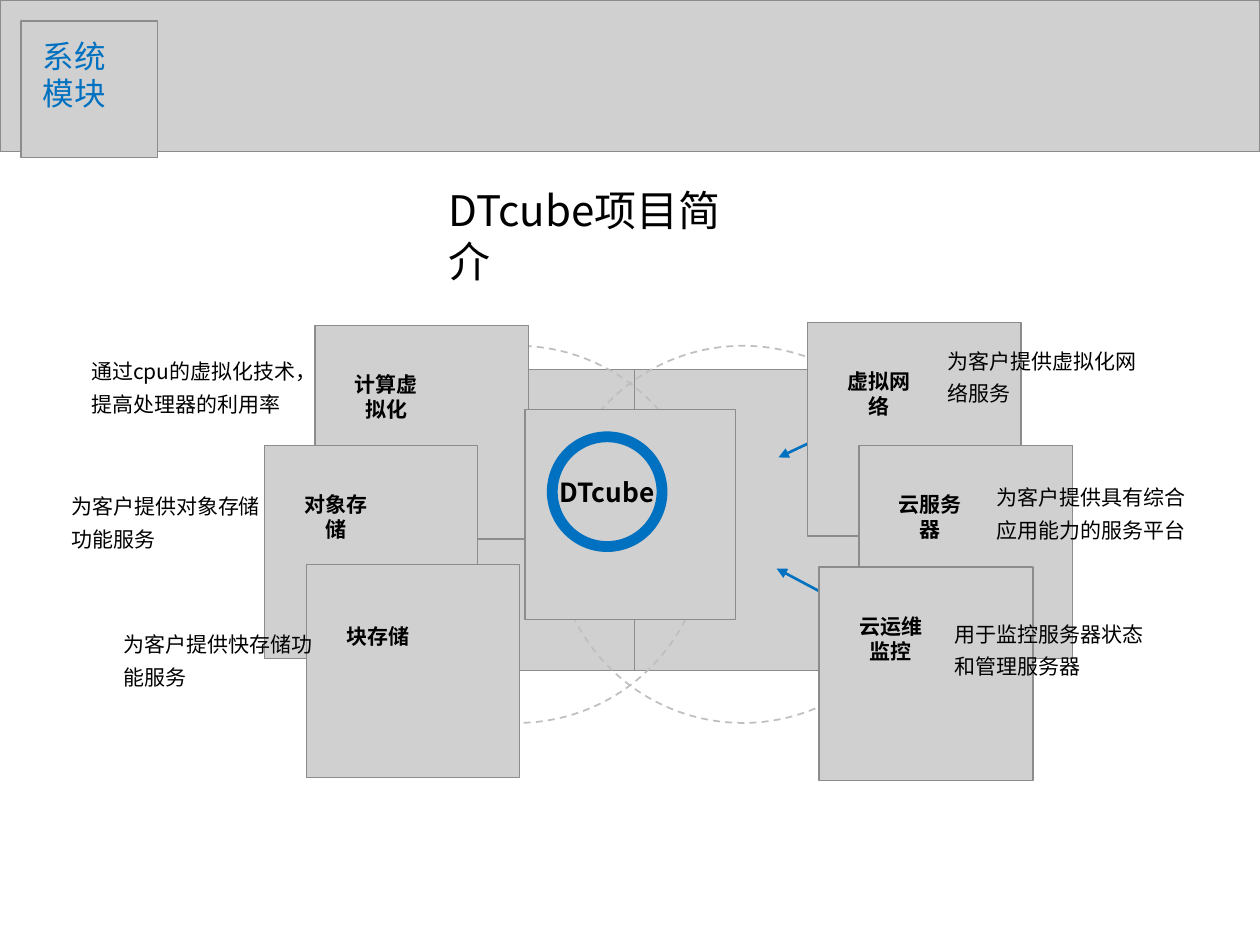
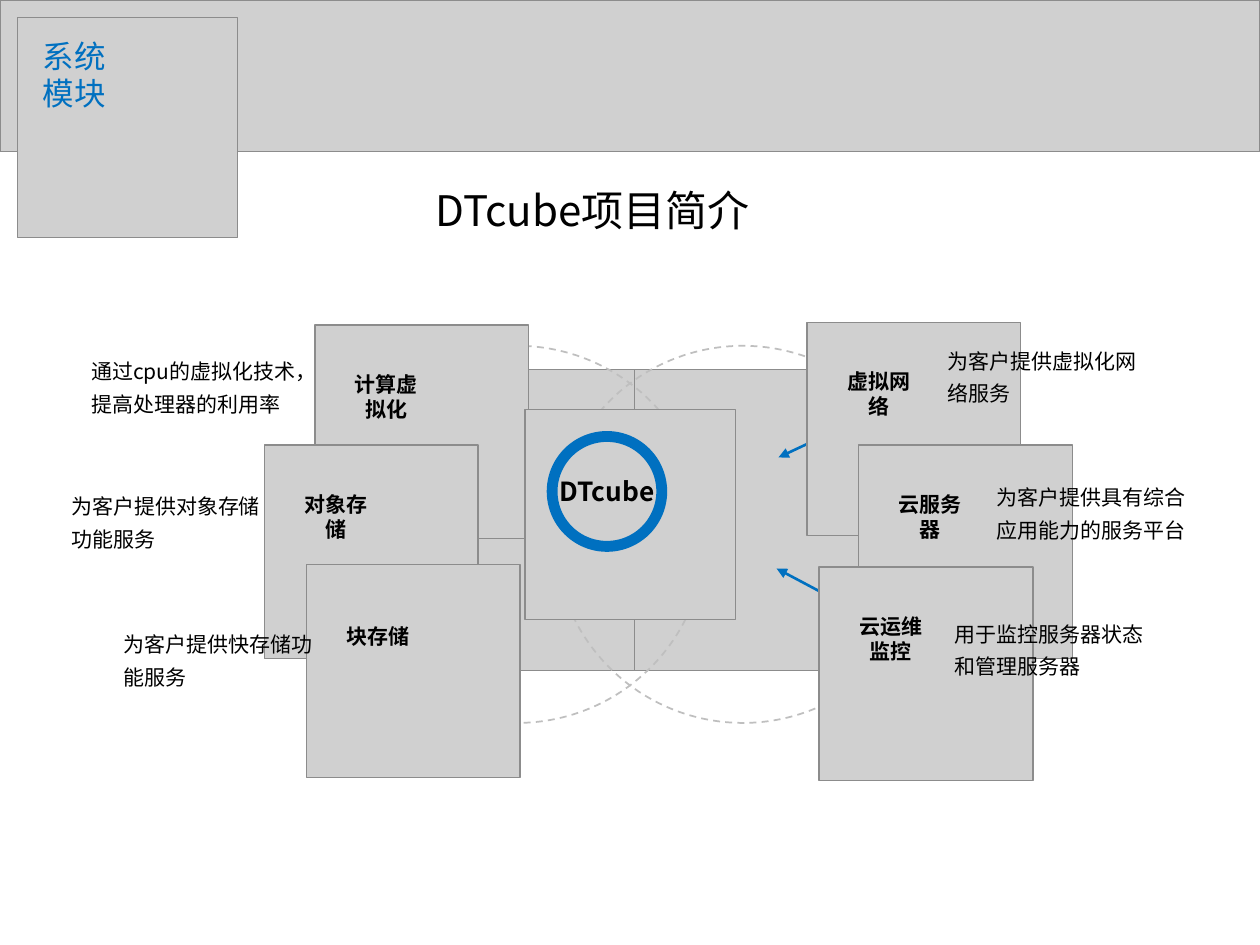
Before and after one commit to liaoliaoanxiao/mediumRepy, a slide deck: slide 7 of 论文/SA14226355孙君伟答辩.ppt (slide 6 before the commit). Drawn at 1260x945 pixels with LibreOffice and Linux fonts; fonts in the diff are those of the drawing; grey boxes stand for pictures. Boxes give left, top, right and bottom in pixels: in the first picture for what was removed or moved away, otherwise in the second. Text is boxed around its words. In the diff, an @@ line names an element or a change of style, - is before the commit and + after.

```diff
--- a/论文/SA14226355孙君伟答辩.ppt
+++ b/论文/SA14226355孙君伟答辩.ppt
@@ picture resized from (x1=21, y1=21, x2=158, y2=158) to (x1=18, y1=18, x2=238, y2=238) @@
@@ text "DTcube项目简介" rewrapped from (x1=436, y1=179, x2=765, y2=242) to (x1=436, y1=190, x2=750, y2=230) @@
```
Also in this commit, not shown: 16 other slides changed, 2 slides added, 4 slides removed, 1 other file.
